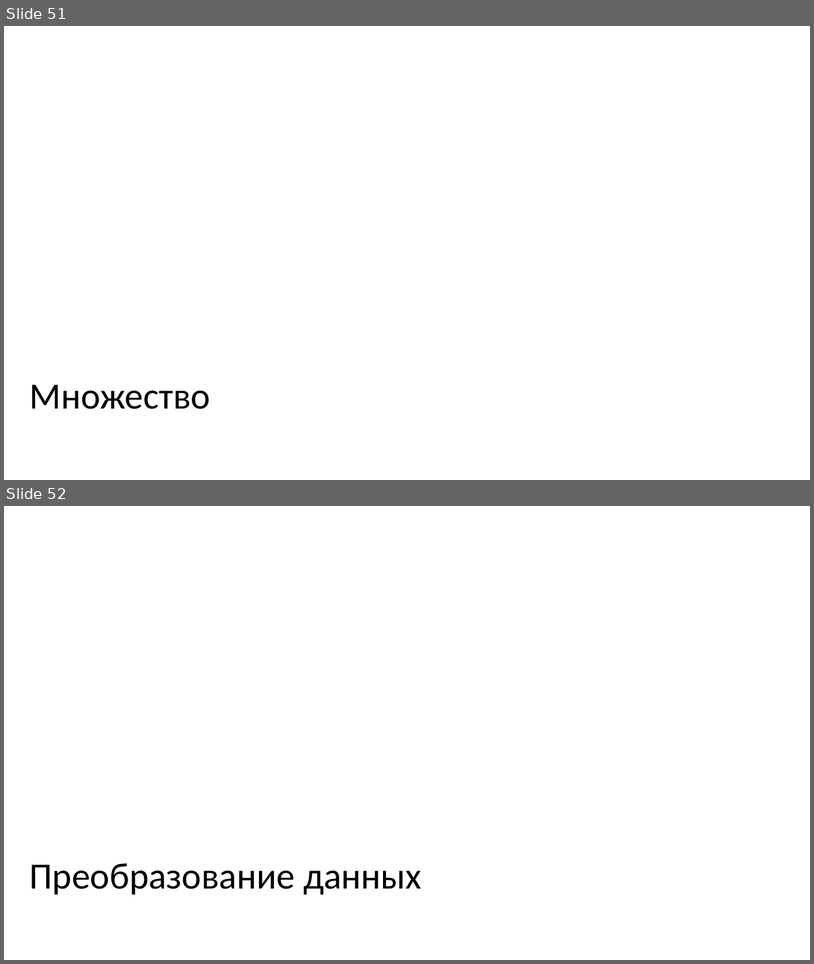
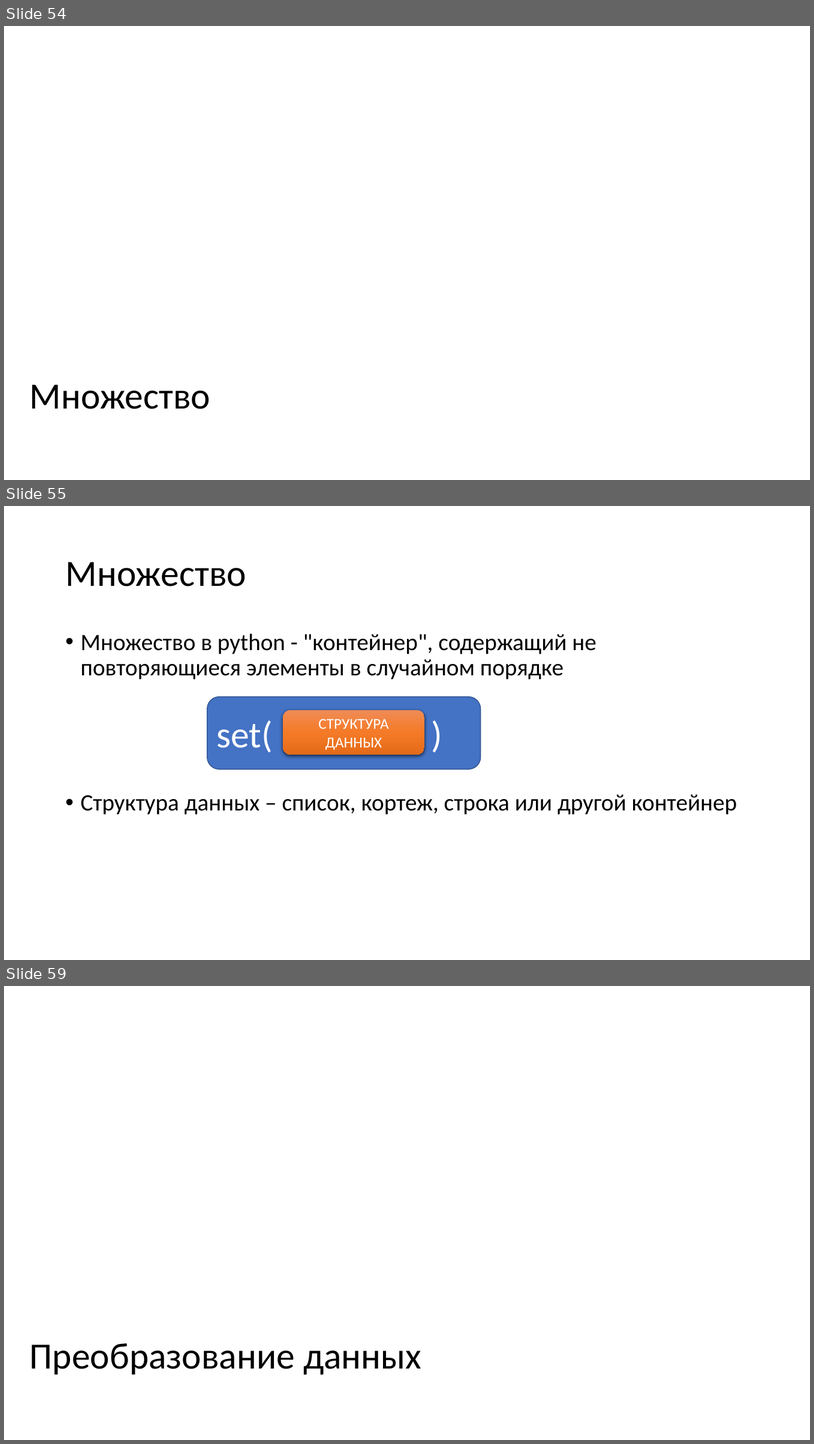
Before and after one commit to paveltsytovich/telegram-course, a slide deck: Presentation/Основы алгоритмизации и программирования.pptx. Shown one above the other, each under a label of ours: slides 51 and 52 before the commit, slides 54, 55 and 59 after it; the slides between them are not shown. The pictures are 814x964 and 814x1444 pixels, drawn with LibreOffice and Linux fonts; fonts in the diff are those of the drawing. Boxes give left, top, right and bottom in pixels: in the first picture for what was removed or moved away, otherwise in the second. Text is boxed around its words. In the diff, an @@ line names an element or a change of style, - is before the commit and + after.

Commit message:
Множество

```diff
--- a/Presentation/Основы алгоритмизации и программирования.pptx
+++ b/Presentation/Основы алгоритмизации и программирования.pptx
@@ slide 55 added at (x1=4, y1=506, x2=810, y2=960), background #FFFFFF @@
@@ title added at (x1=65, y1=562, x2=246, y2=586), 44 pt, text #000000 @@
+Множество
@@ text added at (x1=81, y1=633, x2=738, y2=814), 28 pt, text #000000 @@
+• Множество в python - "контейнер", содержащий не повторяющиеся элементы в случайном порядке
+• Структура данных – список, кортеж, строка или другой контейнер
@@ rounded rectangle added at (x1=207, y1=697, x2=481, y2=769), fill #4472C4, outline #325491 1 pt, 44 pt, text #FFFFFF @@
+set( )
@@ rounded rectangle added at (x1=284, y1=710, x2=425, y2=754), fill gradient #F18C57 to #F67B28 to #E56C19, 18 pt, text #FFFFFF @@
+СТРУКТУРА ДАННЫХ
@@ what was slide 51 is now slide 54 @@
@@ what was slide 52 is now slide 59 @@
```
Also in this commit, not shown: 6 other slides added.
